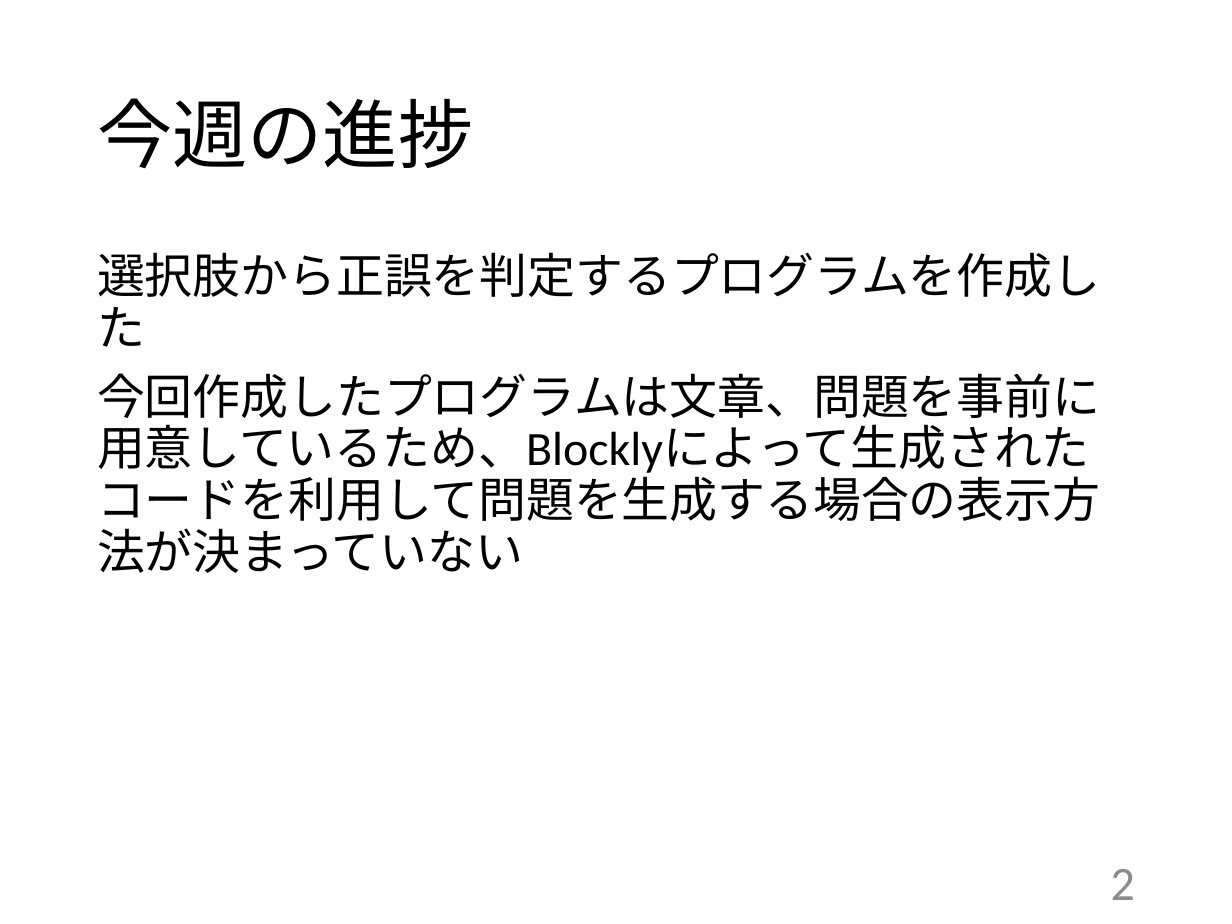
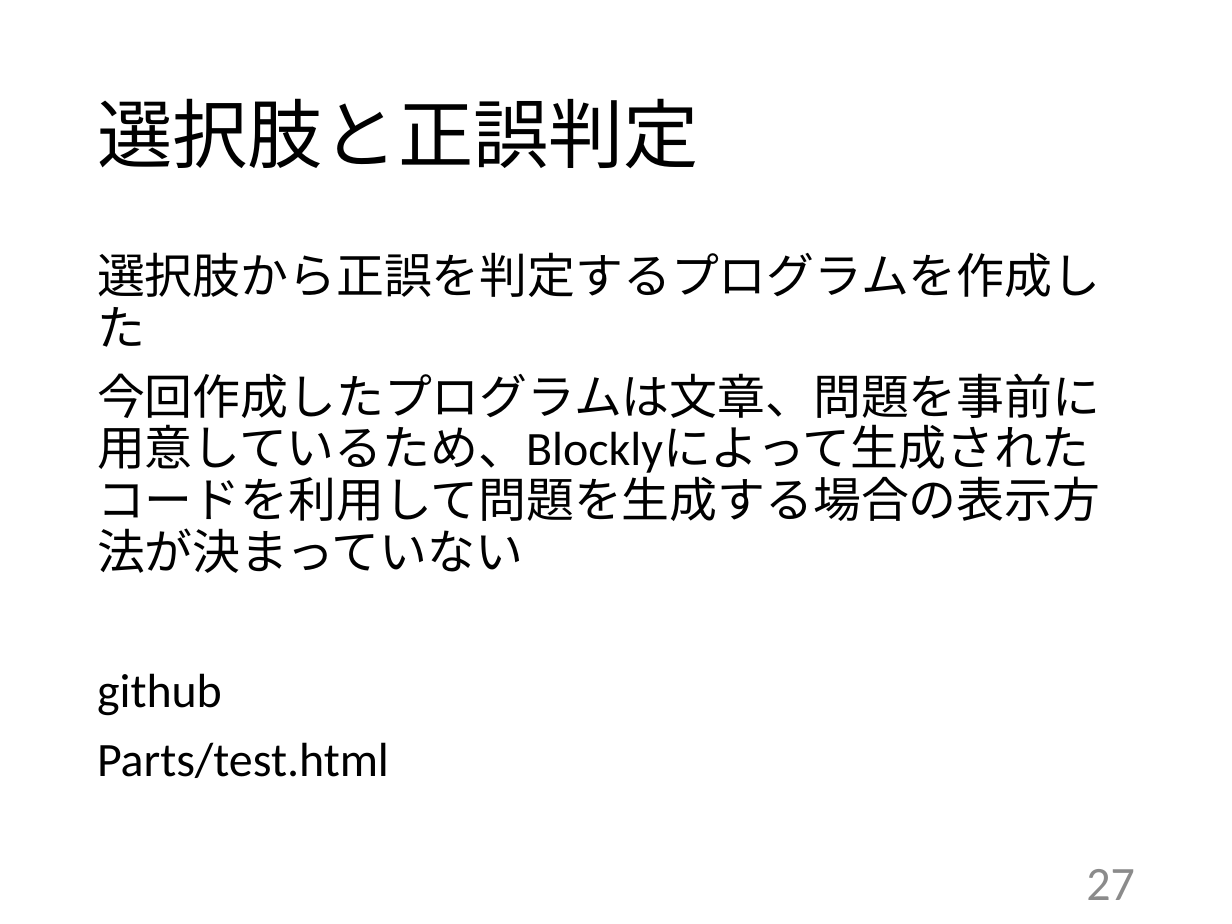
Before and after one commit to kait-takanolab/1821121-shimaoka-thesis, a slide deck: slide 27 of 1821121_shimaoka_sotsuken.pptx (slide 2 before the commit). Drawn at 1232x924 pixels with LibreOffice and Linux fonts; fonts in the diff are those of the drawing. Boxes give left, top, right and bottom in pixels: in the first picture for what was removed or moved away, otherwise in the second. Text is boxed around its words. In the diff, an @@ line names an element or a change of style, - is before the commit and + after.

```diff
--- a/1821121_shimaoka_sotsuken.pptx
+++ b/1821121_shimaoka_sotsuken.pptx
@@ title at (97, 98, 699, 169): text changed @@
-今週の進捗
+選択肢と正誤判定
@@ text at (97, 673, 389, 778): paragraphs added @@
+github
+Parts/test.html
@@ page number at (1086, 869, 1134, 900): text changed @@
-2
+27
```
Also in this commit, not shown: 4 other slides changed, 4 slides added.
